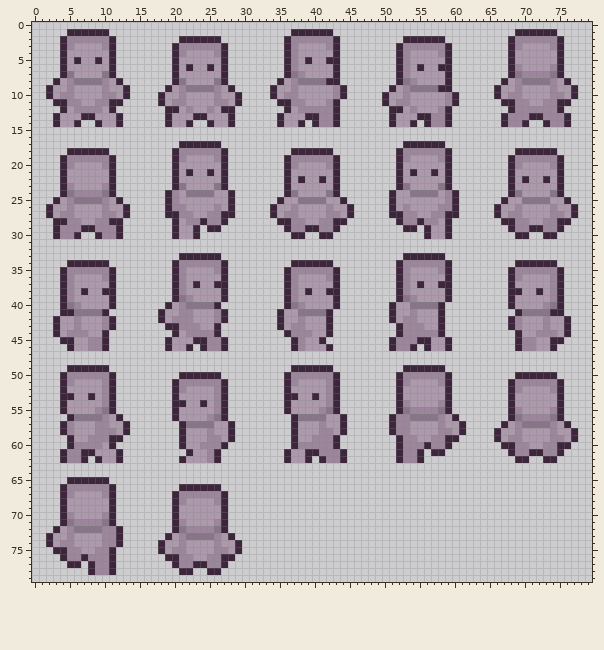
Two states of a sprite sheet, src/client/public/assets/character.png. Above is the file before it was changed.
The file is 80x80 pixels.
The result:
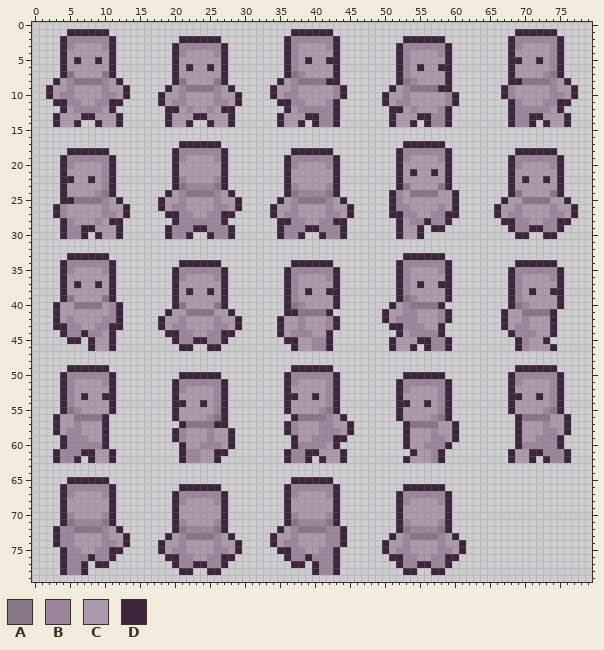
Palette (. is transparent): A #877688  B #9b869c  C #ad99ac  D #3d253b
Change:
y 4: x 74 C -> B
y 5: x 69 C -> D; x 72 C -> D; x 74 C -> B
y 6: x 69 B -> C
y 7: x 69..72 ABBB -> CCCC
y 8: x 67..69 DCB -> .DD
y 9: x 66..69 DCCB -> .DBC
y 10: x 66..67 DC -> .D; x 69 B -> C
y 11: x 67 D -> .; x 70 B -> C
y 12: x 74 B -> C
y 13: x 67..68 DB -> .D; x 73..75 BBB -> CCC
y 14: x 67..68 DB -> .D; x 70..71 D. -> BD; x 74..75 BB -> CC
y 21: x 10 C -> B; x 22 D -> C; x 25 D -> C
y 22: x 5 C -> D; x 8 C -> D; x 10 C -> B; x 21 C -> B; x 26 C -> B; x 38 D -> C; x 41 D -> C
y 23: x 5 B -> C; x 22..25 CCCC -> BBBB; x 37 C -> B; x 42 C -> B
y 24: x 5..8 ABBB -> CCCC; x 20..21 BC -> CB; x 26 C -> B; x 38..41 CCCC -> BBBB; x 52 C -> B; x 59 B -> C
y 25: x 3..5 DCB -> .DD; x 18..21 .DBC -> DCCB; x 26 C -> B; x 28..29 D. -> CD; x 37 C -> B; x 42 C -> B; x 52 C -> B; x 59 B -> C
y 26: x 2..5 DCCB -> .DBC; x 18..19 .D -> DC; x 27..29 CD. -> BCD; x 52 C -> B; x 59 B -> C
y 27: x 2..3 DC -> .D; x 5 B -> C
y 28: x 3 D -> .; x 6 B -> C; x 10 B -> C; x 21 C -> B; x 24 D -> B; x 53 B -> C; x 55..56 DB -> BD; x 58 C -> B
y 29: x 3..4 DB -> .D; x 9..11 BBB -> CCC; x 19..22 .DCC -> DBBB; x 24..28 .DD.. -> DBBBD; x 35..36 .D -> DB; x 43..44 D. -> BD; x 52..59 .DD.DCCD -> DCCD.DD.
y 30: x 3..4 DB -> .D; x 6..7 D. -> BD; x 10..11 BB -> CC; x 19..23 .DCCD -> DBBD.; x 25..28 .... -> DBBD; x 35..37 ..D -> DBB; x 42..44 D.. -> BBD; x 52..59 ....DCCD -> DCCD....
y 33: x 5..10 ...... -> DDDDDD; x 21..26 DDDDDD -> ......
y 34: x 4..11 .DDDDDD. -> DBBBBBBD; x 20..27 DBBBBBBD -> .DDDDDD.
y 35: x 6..9 BBBB -> CCCC; x 22..25 CCCC -> BBBB
y 36: x 5 B -> C; x 10 B -> C; x 26 C -> B
y 37: x 5..6 BC -> CD; x 9 C -> D; x 21 B -> C; x 23 D -> C; x 26 D -> C; x 69 C -> B; x 74 B -> C
y 38: x 5 B -> C; x 7 D -> C; x 10 D -> C; x 21..22 BC -> CD; x 25 C -> D; x 69 D -> B; x 71..72 CD -> DC; x 74 B -> D
y 39: x 5 B -> A; x 10 C -> A; x 21..22 AB -> CC; x 69 C -> B; x 74 B -> C
y 40: x 3..9 .DABCCC -> DCCAAAA; x 11..12 D. -> BD; x 19..27 DCBAAAAD. -> .DACCCCAD; x 53 C -> B; x 69..70 CC -> AB; x 73..74 BA -> CC
y 41: x 3..12 .DDAAAAD.. -> DCCCCCCCBD; x 18..19 DC -> .D; x 21..28 BBCCCBD. -> CAAAACCD; x 35..37 DCC -> .DD; x 50..51 .D -> DC; x 53 C -> B; x 58..59 D. -> BD; x 67..69 ..D -> DCC; x 75 D -> .
y 42: x 5..6 CB -> BC; x 11..12 D. -> BD; x 20 B -> C; x 22 B -> C; x 27..29 D.. -> CCD; x 42..43 D. -> BD; x 50..52 .DC -> DCB; x 58..59 D. -> BD; x 67..70 .DBC -> DCCB; x 73..76 BCCD -> CD..
y 43: x 4..5 CC -> DB; x 9 C -> B; x 12 . -> D; x 18..20 .DD -> DCB; x 22..23 BB -> CC; x 26..29 D... -> BBCD; x 37 B -> C; x 42..43 D. -> BD; x 51 . -> D; x 67..68 .D -> DC; x 70 C -> B; x 73..76 BCCD -> CD..
y 44: x 3..4 DC -> .D; x 7..11 BCCD. -> DBBCD; x 19 . -> D; x 21 C -> B; x 23..24 BB -> CC; x 26..28 D.. -> BDD; x 35..36 .D -> DC; x 53 B -> C; x 68..76 .DCCBBBCD -> DBBBCCD..
y 45: x 4 D -> .; x 6..11 CCBBD. -> D.DCCD; x 19..22 DCCC -> .DBB; x 36 . -> D; x 38 B -> C; x 40..42 CD. -> BBD; x 52..54 BBB -> CCC; x 57..58 CC -> BB; x 71 B -> C; x 73..75 CDD -> D..
y 46: x 5..11 DCCBBD. -> ...DCCD; x 19..21 DCC -> ..D; x 24..27 DBBD -> .DD.; x 38 B -> C; x 40..41 CC -> BB; x 52..53 BB -> CC; x 57..58 CC -> BB; x 71 B -> C
y 49: x 53..58 DDDDDD -> ......; x 69..74 ...... -> DDDDDD
y 50: x 52..59 DBBBBBBD -> .DDDDDD.; x 68..75 .DDDDDD. -> DBBBBBBD
y 51: x 54..57 CCCC -> BBBB; x 70..73 BBBB -> CCCC
y 52: x 5 C -> B; x 10 B -> C; x 53 C -> B; x 58 C -> B; x 69 B -> C
y 53: x 5 D -> B; x 7..8 CD -> DC; x 10 B -> D; x 58 C -> B; x 69 C -> D; x 72 C -> D; x 74 C -> B
y 54: x 5 C -> B; x 10 B -> C; x 53 B -> D; x 56 C -> D; x 74 C -> B
y 55: x 5..6 CC -> AB; x 9..10 BA -> CC; x 53..58 ABBBBA -> CCCCCB; x 69 B -> C; x 73..74 CB -> BA
y 56: x 3..5 ..D -> DCC; x 10..12 BCD -> D..; x 42 C -> B; x 51..60 DBBAAAABCD -> .DCCCCBAD.; x 68..76 DABBBBAD. -> .DAAAACCD
y 57: x 3..6 .DBC -> DCCB; x 9..13 BBCCD -> CD...; x 26..28 CCD -> DD.; x 36..37 .D -> DB; x 42 C -> B; x 44..45 D. -> CD; x 51..58 DBBCCCCB -> ..DAAAAC; x 60..61 CD -> D.; x 67..74 DCBAAAAB -> ..DCCCBC
y 58: x 3..4 .D -> DC; x 6 C -> B; x 9..13 BBBCD -> CD...; x 20..21 .D -> DB; x 36..37 .D -> DB; x 43..45 CD. -> BCD; x 51..53 DBB -> ..D; x 57..61 CBBCD -> BCCD.; x 66..69 DCCB -> ...D; x 73 C -> B; x 76..77 CD -> D.
y 59: x 4..12 .DCCBBBDD -> DBBBCCD..; x 20..21 .D -> DB; x 26 B -> C; x 44 . -> D; x 52..54 DBB -> .DC; x 59 D -> C; x 66..69 DCBB -> ...D; x 72..73 CC -> BB; x 75..77 BCD -> D..
y 60: x 4..5 .D -> DB; x 10..11 CD -> D.; x 27..28 D. -> CD; x 42 B -> C; x 52..56 DBBBD -> .DCCB; x 67..69 DDB -> ..D; x 71..72 CC -> BB; x 76 D -> .
y 61: x 3..4 .D -> DB; x 11..12 CD -> D.; x 21..23 .DC -> DBB; x 25 B -> C; x 27 . -> D; x 37..38 CC -> BB; x 41..43 BBB -> CCC; x 52..57 DBBD.D -> ..DCCB; x 69..70 BB -> CC; x 75..76 D. -> BD
y 62: x 3..4 .D -> DB; x 6..9 BD.D -> D.DC; x 11..12 CD -> D.; x 22..23 CC -> BB; x 25 B -> C; x 37..38 CC -> BB; x 42..43 BB -> CC; x 52..58 DBBD... -> .DCCCBD; x 68..71 .DD. -> DCCD; x 74..76 D.. -> BBD
y 65: x 37..42 ...... -> DDDDDD
y 66: x 36..43 ........ -> DBBBBBBD; x 53..58 ...... -> DDDDDD
y 67: x 36..43 ........ -> DBCCCCBD; x 52..59 ........ -> DBBBBBBD
y 68: x 36..43 ........ -> DCCCCCCD; x 52..59 ........ -> DBCCCCBD
y 69: x 36..43 ........ -> DCCCCCCD; x 52..59 ........ -> DCCCCCCD
y 70: x 36..43 ........ -> DBCCCCBD; x 52..59 ........ -> DCCCCCCD
y 71: x 36..43 ........ -> DABBBBAD; x 52..59 ........ -> DBCCCCBD
y 72: x 4 C -> B; x 11 B -> C; x 35..44 .......... -> DCBAAAABBD; x 52..59 ........ -> DABBBBAD
y 73: x 2..4 DCC -> .DB; x 11..13 BD. -> CCD; x 34..44 ........... -> DCCBCCCCBBD; x 51..60 .......... -> DCBAAAABCD
y 74: x 2..3 DC -> .D; x 12..13 D. -> CD; x 34..44 ........... -> DCBBCCCCBBD; x 50..61 ............ -> DCCBCCCCBCCD
y 75: x 3 D -> .; x 12 . -> D; x 35..43 ......... -> DDBBCCBBD; x 50..61 ............ -> DCBBCCCCBBCD
y 76: x 7..8 DB -> BD; x 36..43 ........ -> DBBDBBBD; x 51..60 .......... -> DDBBCCBBDD
y 77: x 4..11 .DD.DBBD -> DBBD.DD.; x 37..38 .. -> DD; x 40..43 .... -> DBBD; x 52..59 ........ -> DBBDDBBD
y 78: x 4..11 ....DBBD -> DBBD....; x 40..43 .... -> DBBD; x 53..54 .. -> DD; x 57..58 .. -> DD
